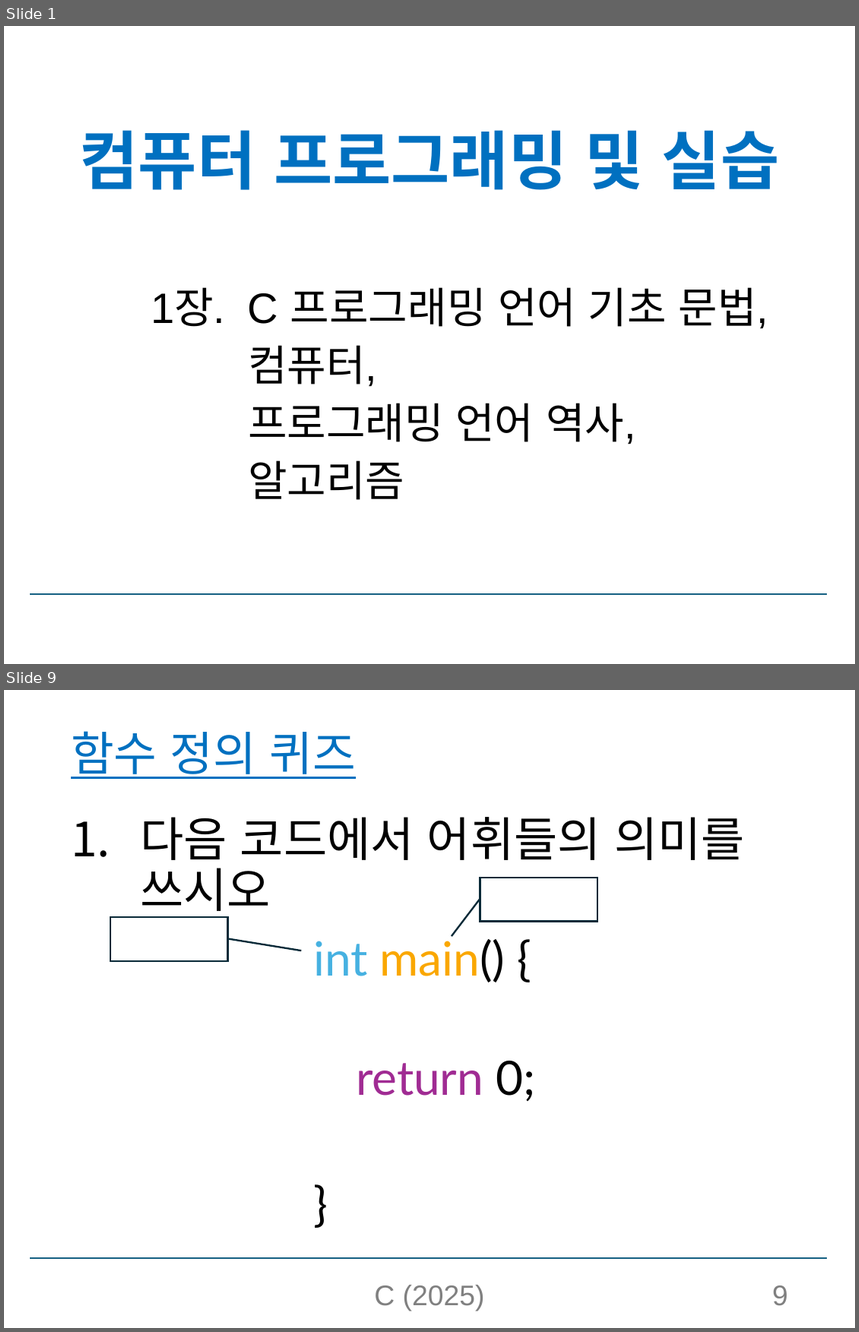
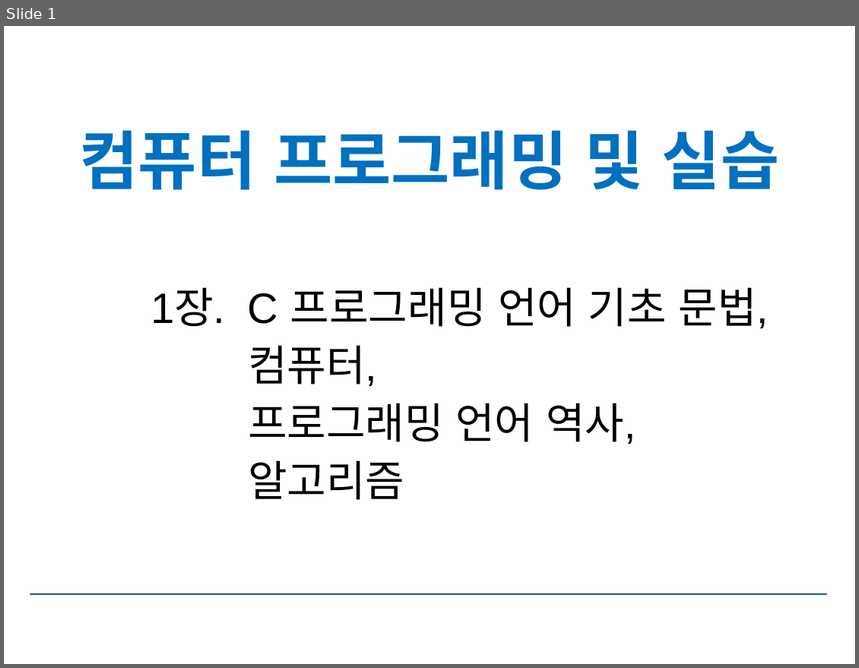
Before and after one commit to sunny1013/Computer-Programming-and-Practice-2025-1, a slide deck: C소개_실습제외.pptx. Shown one above the other, each under a label of ours: slides 1 and 9 before the commit, slide 1 after it; the slides between them are not shown. The pictures are 859x1332 and 859x668 pixels, drawn with LibreOffice and Linux fonts; fonts in the diff are those of the drawing. Boxes give left, top, right and bottom in pixels: in the first picture for what was removed or moved away, otherwise in the second. Text is boxed around its words. In the diff, an @@ line names an element or a change of style, - is before the commit and + after.

```diff
--- a/C소개_실습제외.pptx
+++ b/C소개_실습제외.pptx
@@ slide 9 removed at (x1=4, y1=690, x2=855, y2=1328), background #FFFFFF; not listed: 1 template element that a slide beside it also shows @@
@@ title removed at (x1=71, y1=731, x2=355, y2=779) @@
-함수 정의 퀴즈
@@ text removed at (x1=140, y1=817, x2=745, y2=919) @@
-1. 다음 코드에서 어휘들의 의미를 쓰시오
@@ border callout removed at (x1=480, y1=878, x2=598, y2=922) @@
@@ border callout removed at (x1=110, y1=917, x2=228, y2=961) @@
@@ text removed at (x1=313, y1=935, x2=535, y2=1101) @@
-int main() {
-  return 0;
-}
@@ text removed at (x1=374, y1=1285, x2=485, y2=1311) @@
-C (2025)
@@ page number removed at (x1=772, y1=1286, x2=788, y2=1306) @@
-9
```
Also in this commit, not shown: 105 slides changed.
